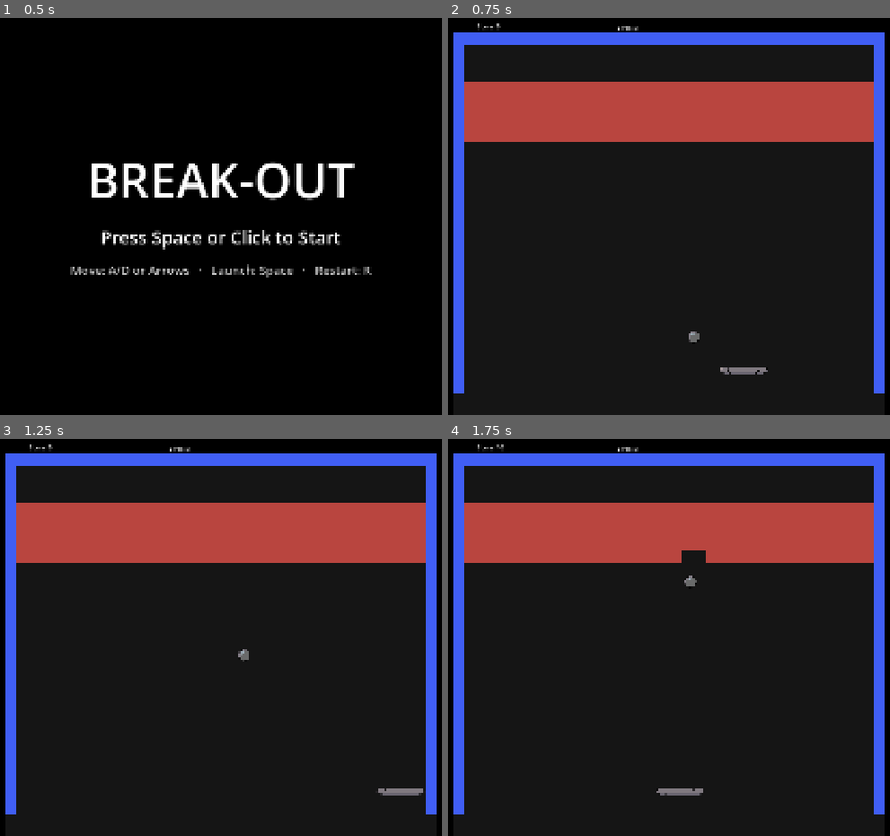
Above: before the commit, frames 1-4 (two rows, left to right).
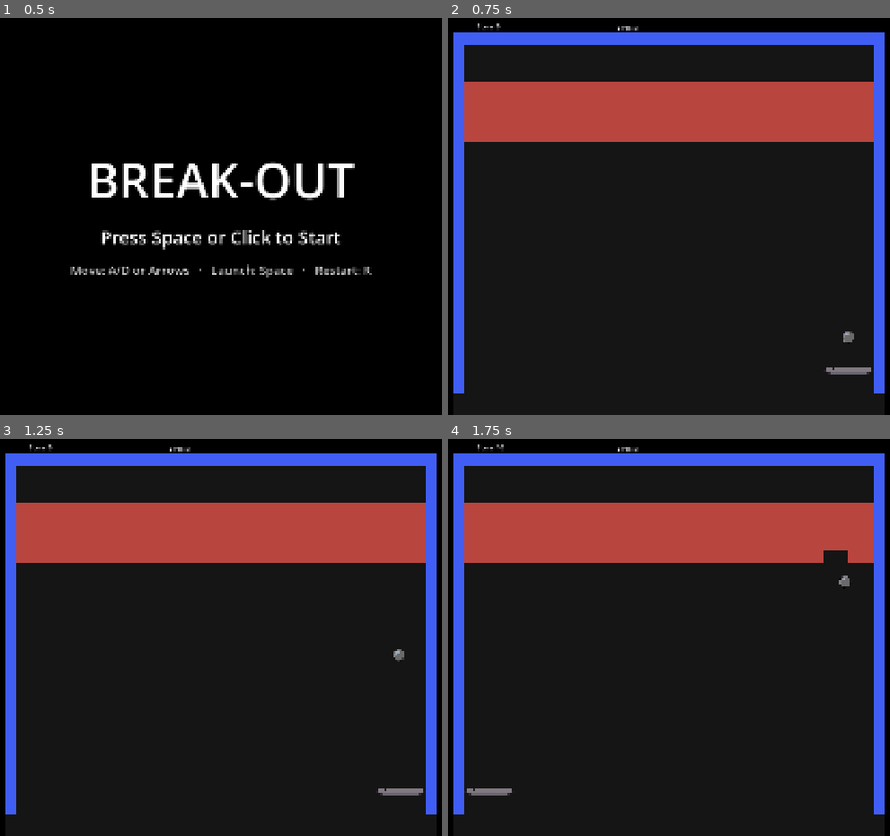
Above: after the commit, the same moments.

Repository: OptikCrash/break-out
Game: Godot game, scene res://TitleScreen.tscn
Two runs of this game, one before a commit and one after it. Both use one fixed random seed, a clock stepped at 60 frames per second and the inputs below.
Inputs (mouse positions are in pixels of both pictures, inside the frame that each line leads up to):
- Up to frame 1 (0.5 s): no input
- Up to frame 2 (0.75 s): tap Space (launch) at 0.5, 0.6 s; move the mouse to (828, 192) at 0.52 s; hold D (move_right) from 0.53 s (still down); click (828, 192) at 0.67 s
- Up to frame 3 (1.25 s): keep holding D (move_right); tap Enter (ui_accept) at 0.77 s
- Up to frame 4 (1.75 s): move the mouse to (523, 653) at 1.27 s; release D (move_right) at 1.28 s; hold A (move_left) from 1.28 s (still down); tap Space (launch) at 1.35 s; click (523, 653) at 1.42 s; tap Enter (ui_accept) at 1.52 s

Frame 1 is identical in both runs. In frame 2, 0.5% of the frame differs, in the area x 54-96%, y 78-90%; in frame 3, 0.1%; in frame 4, 0.8%, in the area x 4-91%, y 28-90%.

Commit message:
#26: Mouse support: paddle follows mouse, click to launch (#29)
* #26: Paddle follows the mouse, left click launches

The launch action gains a left mouse button event, so ball.gd is unchanged.
paddle.gd follows mouse motion until a move key is held (last input wins),
moving via move_and_slide so the walls stay the clamp. Adds
tests/paddle_mouse_test.gd and notes in AGENTS.md and README.

Co-Authored-By: Claude Opus 5.5 <noreply@anthropic.com>

* #26: Decide mouse vs keyboard control from input events, not held keys

paddle.gd cleared following_mouse every physics tick while a move key was
held, so moving the mouse with D still down was ignored. Key presses now
hand control back in _input via event.is_action_pressed(), which skips
key-repeat echoes, so the most recently used device always wins.

Adds a regression test that moves the mouse before releasing a held key,
and checks that neither the held key nor an echo takes control back.

Co-Authored-By: Claude Opus 5.5 <noreply@anthropic.com>

* Remove tracked PR description to match develop

---------

Co-authored-by: nacey-bot <nacey-bot@users.noreply.github.com>
Co-authored-by: Claude Opus 5.5 <noreply@anthropic.com>

Diff:
--- a/paddle.gd
+++ b/paddle.gd
@@ -2,9 +2,31 @@
 
 @export var speed : = 1000.0
 
-func _physics_process(_delta: float) -> void:
+# Whichever input was used last is in charge: a mouse move hands control to
+# the mouse, a fresh move key press hands it back to the keyboard. Both are
+# decided from input events, not from what is held down, so moving the mouse
+# while a key is still held gives the mouse control.
+var following_mouse := false
+var mouse_x := 0.0
+
+# _input rather than _unhandled_input: the play field's ColorRects are
+# Controls, and the GUI would mark mouse motion over them as handled.
+func _input(event: InputEvent) -> void:
+	if event is InputEventMouseMotion:
+		following_mouse = true
+		# Event positions are in viewport pixels; turn them into world space.
+		mouse_x = (get_canvas_transform().affine_inverse() * event.position).x
+	# is_action_pressed skips key-repeat echoes, so only a real press counts.
+	elif event.is_action_pressed("move_left") or event.is_action_pressed("move_right"):
+		following_mouse = false
+
+func _physics_process(delta: float) -> void:
 	var direction := Input.get_axis("move_left", "move_right")
-	if direction:
+	if following_mouse:
+		# Exactly the speed that reaches the mouse this step. Moving through
+		# move_and_slide (not setting position) lets the walls stop the paddle.
+		velocity.x = (mouse_x - global_position.x) / delta
+	elif direction:
 		velocity.x = direction * speed
 	else:
 		velocity.x = move_toward(velocity.x, 0, speed)
--- a/project.godot
+++ b/project.godot
@@ -42,6 +42,7 @@
 launch={
 "deadzone": 0.2,
 "events": [Object(InputEventKey,"resource_local_to_scene":false,"resource_name":"","device":-1,"window_id":0,"alt_press …(191 unchanged characters)…
+, Object(InputEventMouseButton,"resource_local_to_scene":false,"resource_name":"","device":-1,"window_id":0,"alt_pressed":false,"shift_pressed":false,"ctrl_pressed":false,"meta_pressed":false,"button_mask":0,"position":Vector2(0, 0),"global_position":Vector2(0, 0),"factor":1.0,"button_index":1,"canceled":false,"pressed":false,"double_click":false,"script":null)
 ]
 }
 ui_accept={
--- /dev/null
+++ b/tests/paddle_mouse_test.gd
@@ -0,0 +1,124 @@
+extends SceneTree
+
+# Walls are 32 wide inside a 1152-wide PlayArea placed at x = 384; the paddle
+# is 128 wide. So its centre can range from 384 + 32 + 64 to 384 + 1120 - 64.
+const LEFT_LIMIT := 480.0
+const RIGHT_LIMIT := 1440.0
+var failures := 0
+var paddle: Node2D
+var ball: Node2D
+
+func _initialize() -> void:
+	call_deferred("run")
+
+func run() -> void:
+	_check(_launch_has_left_click(), "The launch action must include a left mouse click")
+	change_scene_to_file("res://main.tscn")
+	await process_frame
+	await process_frame
+	paddle = current_scene.get_node("PlayArea/Paddle")
+	ball = current_scene.get_node("PlayArea/Ball")
+
+	# Headless windows start tiny; at 1920x1080 window and viewport pixels match.
+	root.size = Vector2i(1920, 1080)
+	await process_frame
+	await _move_mouse(700.0)
+	_check(absf(paddle.global_position.x - 700.0) < 1.0, "Paddle must follow the mouse")
+	await _move_mouse(1900.0)
+	_check(absf(paddle.global_position.x - RIGHT_LIMIT) < 1.0, "Right wall must stop the paddle")
+	await _move_mouse(0.0)
+	_check(absf(paddle.global_position.x - LEFT_LIMIT) < 1.0, "Left wall must stop the paddle")
+
+	await _move_mouse(900.0)
+	# Holding a move key takes over from the mouse, which has not moved since.
+	Input.parse_input_event(_key(KEY_D, true))
+	for i in 10:
+		await physics_frame
+	var after_key := paddle.global_position.x
+	_check(after_key > 950.0, "Keyboard must move the paddle away from a still mouse")
+	Input.parse_input_event(_key(KEY_D, false))
+	for i in 3:
+		await physics_frame
+	var settled := paddle.global_position.x
+	for i in 5:
+		await physics_frame
+	_check(absf(paddle.global_position.x - settled) < 0.01,
+		"Releasing the key must not snap the paddle back to the mouse")
+	await _move_mouse(800.0)
+	_check(absf(paddle.global_position.x - 800.0) < 1.0, "Moving the mouse again must take back control")
+
+	# Most recent input wins even while a key is still held: hold D, then move
+	# the mouse before releasing it. The mouse must take over at once.
+	Input.parse_input_event(_key(KEY_D, true))
+	for i in 10:
+		await physics_frame
+	_check(paddle.global_position.x > 850.0, "A new key press must take control from the mouse")
+	await _move_mouse(700.0)
+	_check(absf(paddle.global_position.x - 700.0) < 1.0,
+		"Moving the mouse while a key is held must take control")
+	for i in 5:
+		await physics_frame
+	_check(absf(paddle.global_position.x - 700.0) < 1.0,
+		"A key that is merely still held must not take control back")
+	# A key-repeat echo is not a new press, so it must not take control back.
+	var echo := _key(KEY_D, true)
+	echo.echo = true
+	Input.parse_input_event(echo)
+	for i in 5:
+		await physics_frame
+	_check(absf(paddle.global_position.x - 700.0) < 1.0,
+		"A key-repeat echo must not take control back")
+	Input.parse_input_event(_key(KEY_D, false))
+	await _move_mouse(800.0)
+
+	# In a 1280x720 window the canvas is scaled down; the window's centre is
+	# still the middle of the 1920-wide game.
+	root.size = Vector2i(1280, 720)
+	await process_frame
+	await _move_mouse(640.0)
+	_check(absf(paddle.global_position.x - 960.0) < 1.0, "Paddle must follow the mouse in a resized window")
+	root.size = Vector2i(1920, 1080)
+	await process_frame
+
+	_check(not ball.launched, "Ball must wait on the paddle before a click")
+	Input.parse_input_event(_click(true))
+	await physics_frame
+	await physics_frame
+	_check(ball.launched, "A left click must launch the ball")
+	Input.parse_input_event(_click(false))
+	await physics_frame
+	quit(1 if failures else 0)
+
+func _launch_has_left_click() -> bool:
+	for event in InputMap.action_get_events("launch"):
+		if event is InputEventMouseButton and event.button_index == MOUSE_BUTTON_LEFT:
+			return true
+	return false
+
+func _move_mouse(x: float) -> void:
+	var event := InputEventMouseMotion.new()
+	event.position = Vector2(x, 540)
+	event.global_position = event.position
+	Input.parse_input_event(event)
+	for i in 3:
+		await physics_frame
+
+func _key(keycode: Key, pressed: bool) -> InputEventKey:
+	var event := InputEventKey.new()
+	event.keycode = keycode
+	event.physical_keycode = keycode
+	event.pressed = pressed
+	return event
+
+func _click(pressed: bool) -> InputEventMouseButton:
+	var event := InputEventMouseButton.new()
+	event.button_index = MOUSE_BUTTON_LEFT
+	event.position = Vector2(800, 540)
+	event.global_position = event.position
+	event.pressed = pressed
+	return event
+
+func _check(condition: bool, message: String) -> void:
+	if not condition:
+		printerr("FAIL: ", message)
+		failures += 1
Not shown, added: tests/paddle_mouse_test.gd.uid
Not shown, changed: AGENTS.md
